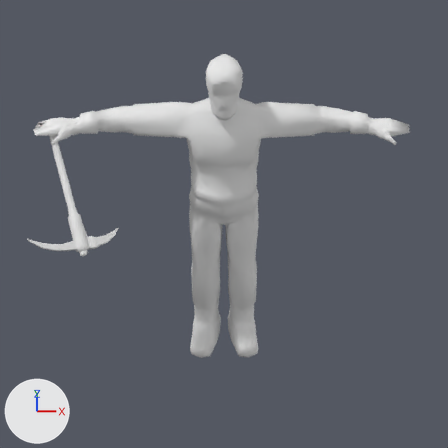
The Blender file materials/models/player_new_new/player.blend, before and after one commit.
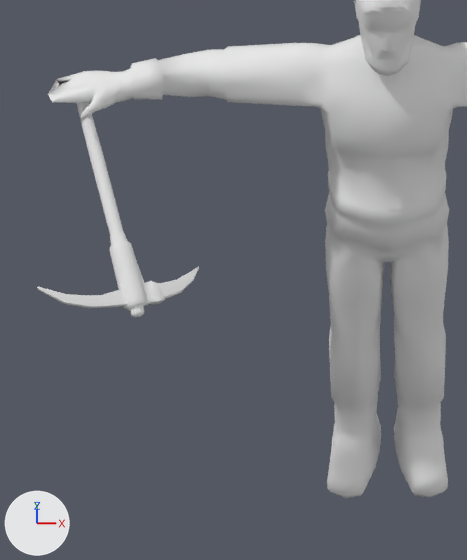
Each version is shown from the file's camera 'Camera South', then close up on the part from 1% to 60% of the width and 17% to 88% of the height. The lights are fixed; the arrows at lower left show +X, +Y and +Z.

Objects in the first close-up: 'Axe-Pick', 'lumberJack'.
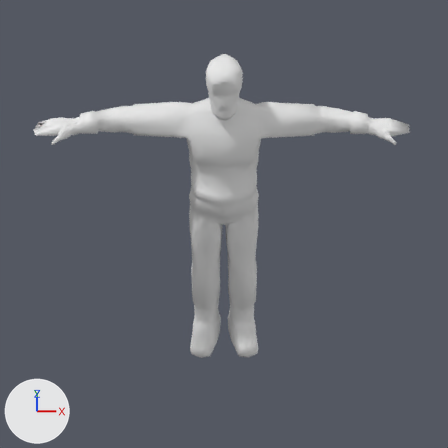
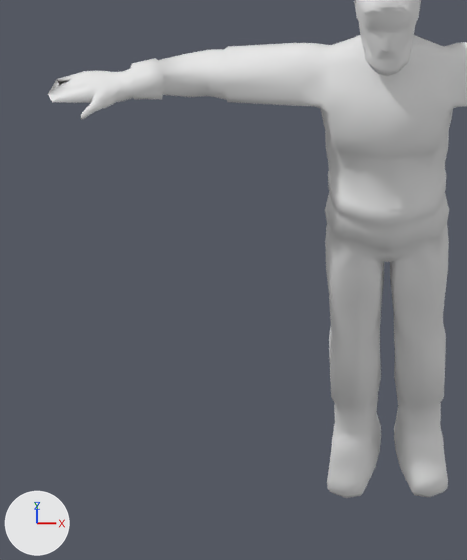
Patch to the scene script:
```diff
--- a/materials/models/player_new_new/player.blend.py
+++ b/materials/models/player_new_new/player.blend.py
@@ ob_axe_pick @@
 ob_axe_pick = bpy.data.objects.new('Axe-Pick', me_cylinder)
-ob_axe_pick.location = (-1.366, -0.22, 2.156)
-ob_axe_pick.rotation_euler = (0.98, -2.923, 0.447)  # degrees (56, -167, 26)
-ob_axe_pick.scale = (0.0327, 0.0327, 0.367)
+ob_axe_pick.location = (0.0, 0.0, 0.0)
+ob_axe_pick.hide_viewport = True
```

What differs and where, as boxes (x1, y1, x2, y2) in the close-ups (467 x 560 px):
'Axe-Pick', hidden: before (37, 103, 199, 317)
